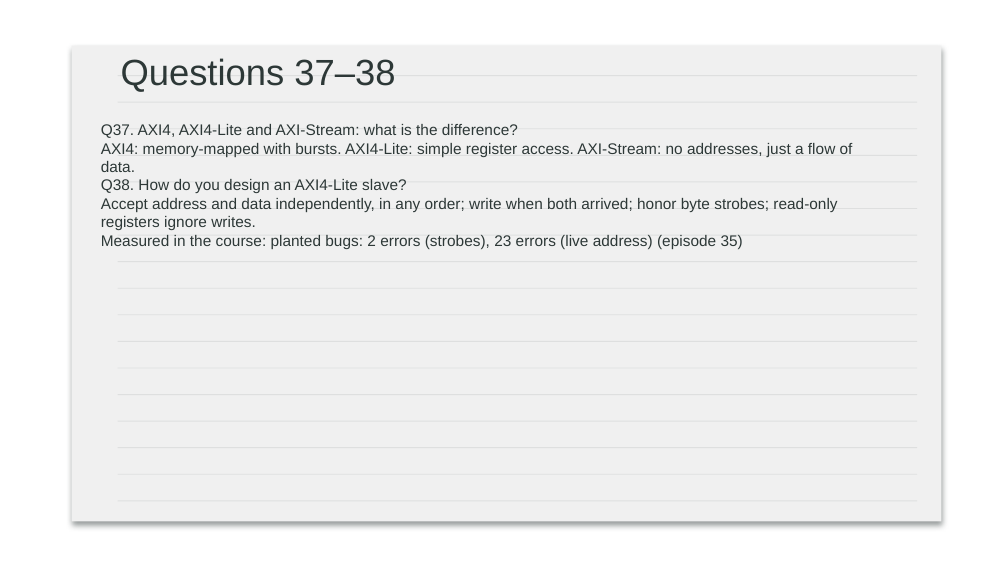
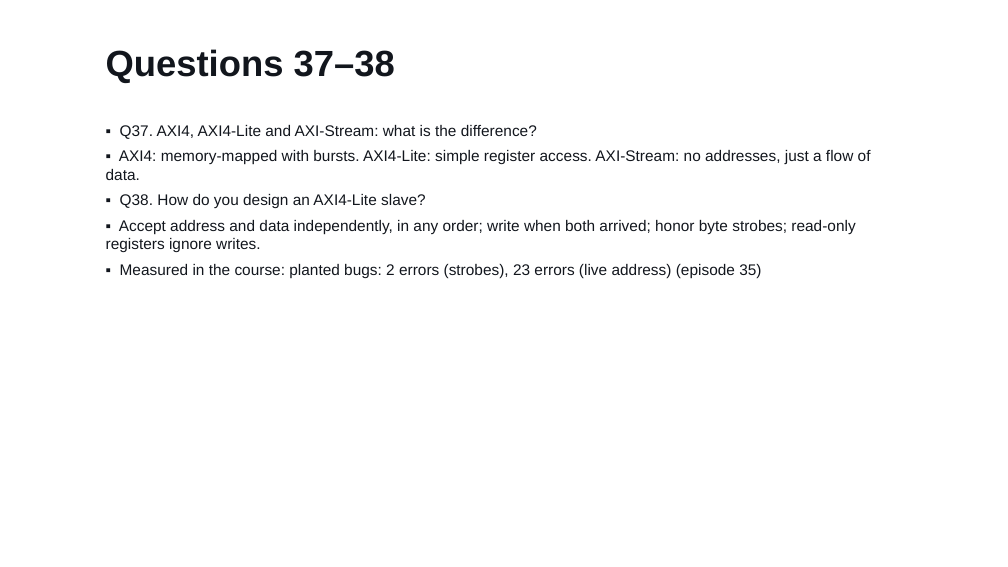
Before and after one commit to Silicon-Simplified/FPGA-Course, a slide deck: slide 25 of slides/ep43_interview_slides.pptx. Drawn at 1008x567 pixels with LibreOffice and Linux fonts; fonts in the diff are those of the drawing; background and template pictures are left out. Boxes give left, top, right and bottom in pixels: in the first picture for what was removed or moved away, otherwise in the second. Text is boxed around its words. In the diff, an @@ line names an element or a change of style, - is before the commit and + after.

```diff
--- a/slides/ep43_interview_slides.pptx
+++ b/slides/ep43_interview_slides.pptx
@@ text "Questions 37–38": place and size @@
-text "Questions 37–38" at (121,58,395,92)
+text "Questions 37–38" at (106,49,395,83)
@@ text "Questions 37–38" at (106,49,395,83): text colour #2D3837 to #12161D, bold on @@
@@ text at (106,125,871,278): text changed; text colour #2D3837 to #12161D @@
-Q37. AXI4, AXI4-Lite and AXI-Stream: what is the difference?
-AXI4: memory-mapped with bursts. AXI4-Lite: simple register access. AXI-Stream: no addresses, just a flow of data.
-Q38. How do you design an AXI4-Lite slave?
-Accept address and data independently, in any order; write when both arrived; honor byte strobes; read-only registers ignore writes.
-Measured in the course: planted bugs: 2 errors (strobes), 23 errors (live address) (episode 35)
+▪ Q37. AXI4, AXI4-Lite and AXI-Stream: what is the difference?
+▪ AXI4: memory-mapped with bursts. AXI4-Lite: simple register access. AXI-Stream: no addresses, just a flow of data.
+▪ Q38. How do you design an AXI4-Lite slave?
+▪ Accept address and data independently, in any order; write when both arrived; honor byte strobes; read-only registers ignore writes.
+▪ Measured in the course: planted bugs: 2 errors (strobes), 23 errors (live address) (episode 35)
@@ group removed at (72,45,941,521): 17 rectangles, 1 rounded rectangle @@
```
Also in this commit, not shown: 31 other slides changed, 42 other files.
